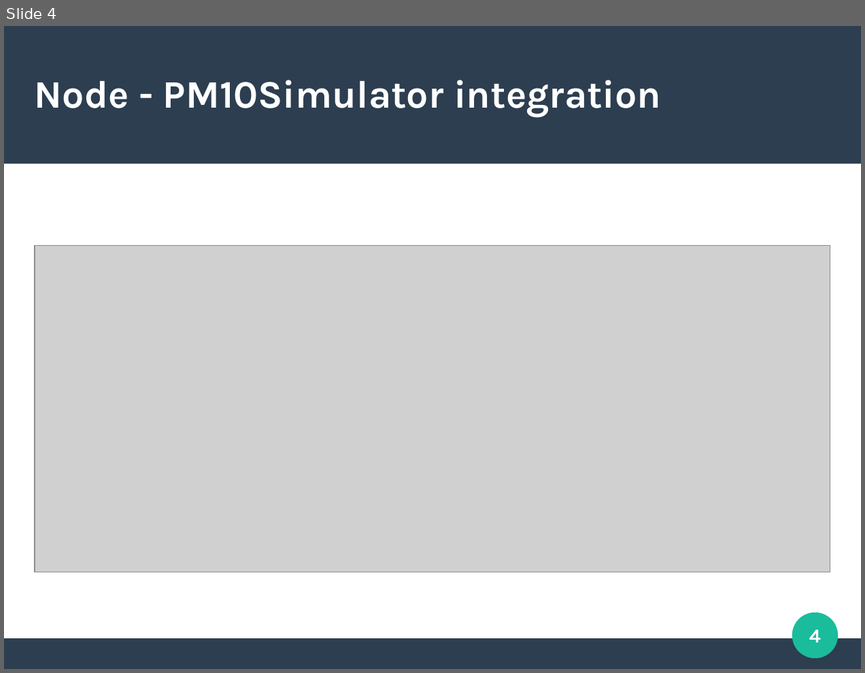
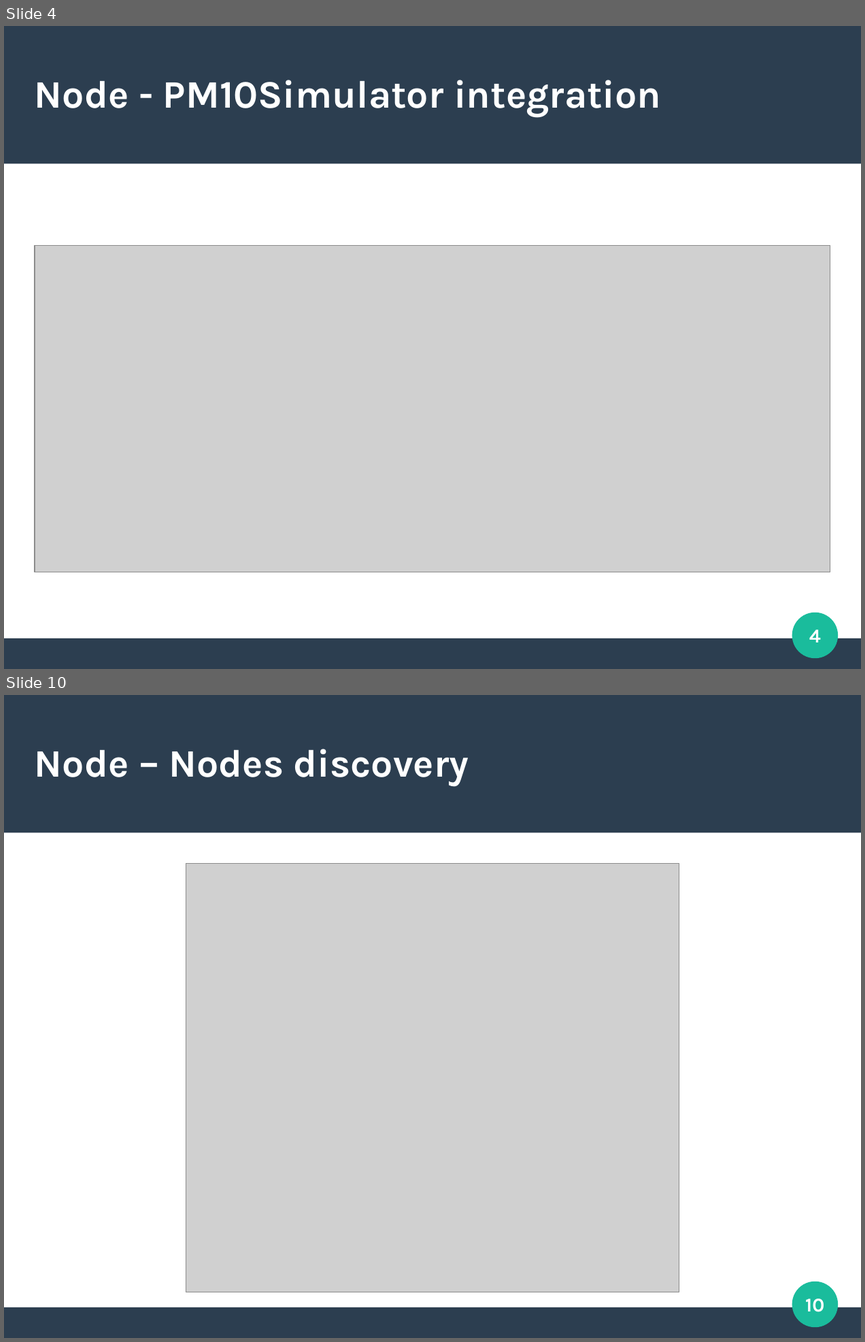
Before and after one commit to slinkydeveloper/sdp-project, a slide deck: slides.odp. Shown one above the other, each under a label of ours: slide 4 before the commit, slides 4 and 10 after it; the slides between them are not shown. The pictures are 865x673 and 865x1342 pixels, drawn with LibreOffice and Linux fonts; fonts in the diff are those of the drawing; grey boxes stand for pictures. Boxes give left, top, right and bottom in pixels: in the first picture for what was removed or moved away, otherwise in the second. Text is boxed around its words. In the diff, an @@ line names an element or a change of style, - is before the commit and + after.

Commit message:
Slides and images

```diff
--- a/slides.odp
+++ b/slides.odp
@@ slide 10 added at (4, 695, 861, 1338), background #FFFFFF; not listed: 3 template elements that a slide beside it also shows @@
@@ title added at (35, 749, 469, 786), 36 pt, text #FFFFFF, bold @@
+Node – Nodes discovery
@@ picture added at (186, 864, 679, 1292) @@
@@ page number added at (805, 1298, 824, 1312), 18 pt, text #FFFFFF, bold @@
+10
```
Also in this commit, not shown: 1 slide changed, 9 other slides added, 1 slide removed, 13 other files.
